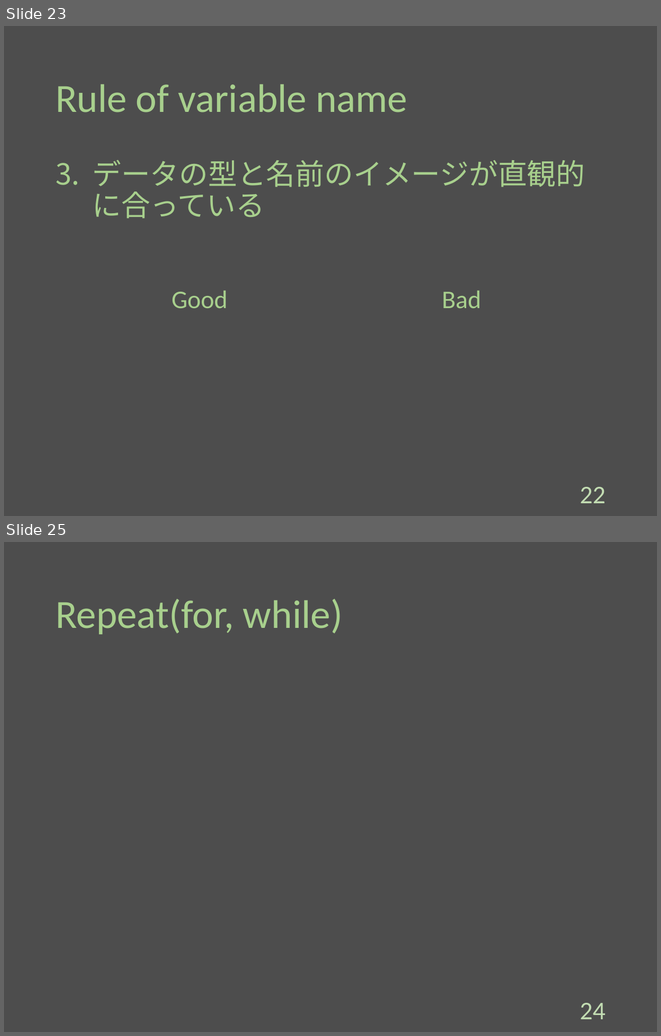
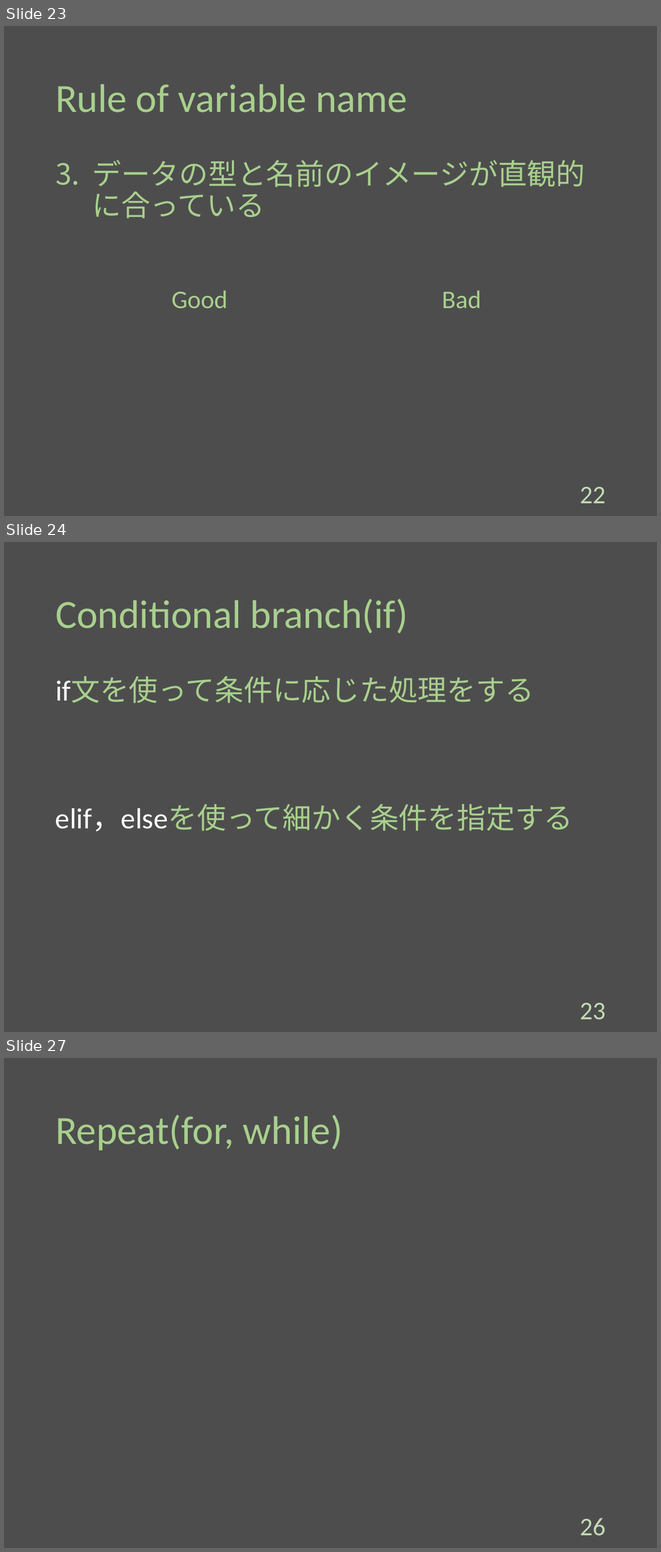
Before and after one commit to Melbeck777/program_seminar, a slide deck: ProgramSlide.pptx. Shown one above the other, each under a label of ours: slides 23 and 25 before the commit, slides 23, 24 and 27 after it; the slides between them are not shown. The pictures are 661x1036 and 661x1552 pixels, drawn with LibreOffice and Linux fonts; fonts in the diff are those of the drawing. Boxes give left, top, right and bottom in pixels: in the first picture for what was removed or moved away, otherwise in the second. Text is boxed around its words. In the diff, an @@ line names an element or a change of style, - is before the commit and + after.

Commit message:
[add]:Conditional branch section.

```diff
--- a/ProgramSlide.pptx
+++ b/ProgramSlide.pptx
@@ slide 24 added at bbox=[4, 542, 657, 1032], background #4D4D4D @@
@@ title added at bbox=[55, 599, 408, 633], 44 pt, text #A8D08D @@
+Conditional branch(if)
@@ text added at bbox=[55, 676, 534, 703], 32 pt, text #A8D08D @@
+if文を使って条件に応じた処理をする
@@ text added at bbox=[55, 804, 573, 831], 32 pt, text #A8D08D @@
+elif，elseを使って細かく条件を指定する
@@ page number added at bbox=[580, 1003, 605, 1020], 28 pt, text #C3DDB3 @@
+23
@@ what was slide 25 is now slide 27 @@
@@ page number at bbox=[580, 1518, 605, 1536]: text changed @@
-24
+26
```
Also in this commit, not shown: 1 slide changed, 1 other slide added.
